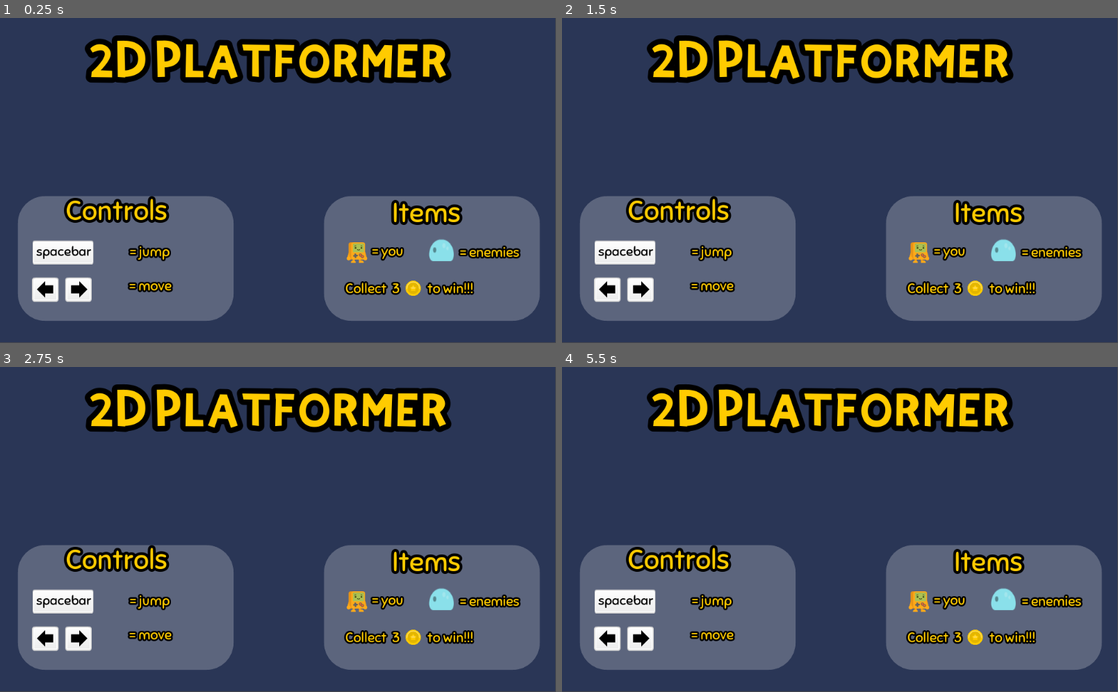
Above: before the commit, frames 1-4 (two rows, left to right).
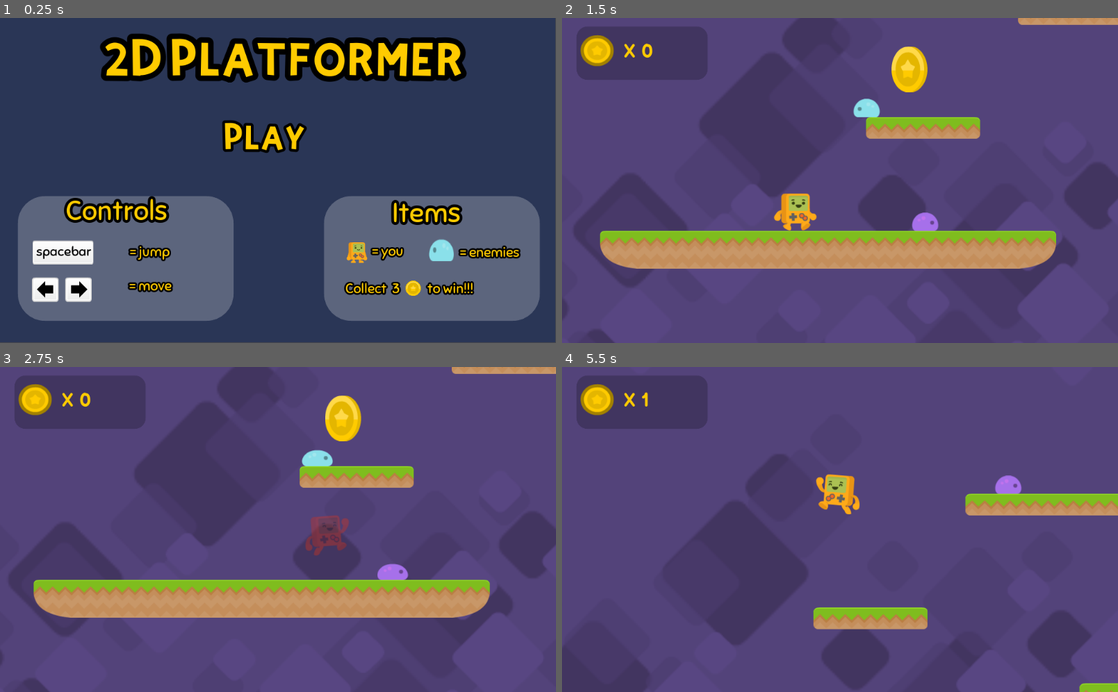
Above: after the commit, the same moments.

Repository: phukon/2D_platformer
Game: Godot game, scene res://Levels/title_menu.tscn
Same seed, same stepped clock (60 frames per second), same inputs: the game is played once before the commit and once after it.
Inputs (mouse positions are in pixels of both pictures, inside the frame that each line leads up to):
- Up to frame 1 (0.25 s): no input
- Up to frame 2 (1.5 s): click (828, 141) at 0.5 s, where only the run after the commit has a clickable "Play"; hold D (right) from 1.28 s (still down)
- Up to frame 3 (2.75 s): keep holding D (right); tap Up (jump) at 1.52, 2.27 s
- Up to frame 4 (5.5 s): release D (right) at 2.78 s; hold A (left) 2.78-3.53 s; hold D (right) 3.53-5.03 s; tap Up (jump) at 3.77, 4.52, 5.27 s; hold A (left) from 5.03 s (still down)

The runs differ from the first frame. In frame 1, 7.3% of the frame differs, in the area x 15-84%, y 4-42%; in frame 2, 92%; in frame 3, 92%; in frame 4, 94%, in the area x 0-100%, y 0-100%.

Commit message:
Debugged

Diff:
--- a/Levels/Game_over_screen.tscn
+++ b/Levels/Game_over_screen.tscn
@@ -1,19 +1,12 @@
-[gd_scene load_steps=5 format=2]
+[gd_scene load_steps=3 format=2]
 
 [ext_resource path="res://assets/fonts/KiriFont.ttf" type="DynamicFontData" id=1]
-[ext_resource path="res://assets/fonts/Sniglet-Regular.ttf" type="DynamicFontData" id=2]
 
 [sub_resource type="DynamicFont" id=1]
 size = 120
 outline_size = 9
 outline_color = Color( 0, 0, 0, 1 )
 font_data = ExtResource( 1 )
-
-[sub_resource type="DynamicFont" id=2]
-size = 70
-outline_size = 5
-outline_color = Color( 0, 0, 0, 1 )
-font_data = ExtResource( 2 )
 
 [node name="Game_over_screen" type="Control"]
 anchor_right = 1.0
@@ -40,16 +33,3 @@
 __meta__ = {
 "_edit_use_anchors_": false
 }
-
-[node name="Button" type="Button" parent="."]
-margin_left = 320.0
-margin_top = 320.0
-margin_right = 681.0
-margin_bottom = 415.0
-custom_fonts/font = SubResource( 2 )
-custom_colors/font_color_hover = Color( 1, 0.8, 0, 1 )
-text = "Main Menu"
-flat = true
-__meta__ = {
-"_edit_use_anchors_": false
-}
--- a/Levels/PlayButton.gd
+++ b/Levels/PlayButton.gd
@@ -1,4 +1,7 @@
 extends Button
+
+
+
 
 
 
--- a/Levels/title_menu.tscn
+++ b/Levels/title_menu.tscn
@@ -8,6 +8,7 @@
 [ext_resource path="res://assets/player-sprites/player/platformChar_idle.png" type="Texture" id=6]
 [ext_resource path="res://assets/enemies/slimeBlue_blue.png" type="Texture" id=7]
 [ext_resource path="res://assets/coin/gold_1.png" type="Texture" id=8]
+[ext_resource path="res://Levels/PlayButton.gd" type="Script" id=9]
 
 [sub_resource type="DynamicFont" id=1]
 size = 70
@@ -66,6 +67,12 @@
 outline_color = Color( 0, 0, 0, 1 )
 font_data = ExtResource( 3 )
 
+[sub_resource type="DynamicFont" id=11]
+size = 50
+outline_size = 5
+outline_color = Color( 0, 0, 0, 1 )
+font_data = ExtResource( 1 )
+
 [node name="title_menu" type="Control"]
 anchor_right = 1.0
 anchor_bottom = 1.0
@@ -79,12 +86,15 @@
 margin_right = 1023.46
 margin_bottom = 599.46
 color = Color( 0.168627, 0.215686, 0.341176, 1 )
+__meta__ = {
+"_edit_use_anchors_": false
+}
 
 [node name="Label" type="Label" parent="."]
-margin_left = 164.054
-margin_top = 49.7491
-margin_right = 826.054
-margin_bottom = 170.749
+margin_left = 192.0
+margin_top = 47.0
+margin_right = 854.0
+margin_bottom = 168.0
 custom_fonts/font = SubResource( 1 )
 custom_colors/font_color = Color( 1, 0.8, 0, 1 )
 text = "2D_Platformer"
@@ -286,3 +296,20 @@
 custom_fonts/font = SubResource( 10 )
 custom_colors/font_color = Color( 1, 0.8, 0, 1 )
 text = "Collect  3          to win!!!"
+
+[node name="PlayButton" type="Button" parent="."]
+margin_left = 384.0
+margin_top = 192.0
+margin_right = 591.0
+margin_bottom = 260.0
+custom_fonts/font = SubResource( 11 )
+custom_colors/font_color_disabled = Color( 0, 0, 0, 1 )
+custom_colors/font_color = Color( 1, 0.8, 0, 1 )
+custom_colors/font_color_hover = Color( 0.960784, 0.356863, 0.0313726, 1 )
+text = "Play"
+flat = true
+script = ExtResource( 9 )
+__meta__ = {
+"_edit_use_anchors_": false
+}
+[connection signal="pressed" from="PlayButton" to="PlayButton" method="_on_PlayButton_pressed"]
Not shown: 1 places in Levels/title_menu.tscn that only renumber resources
